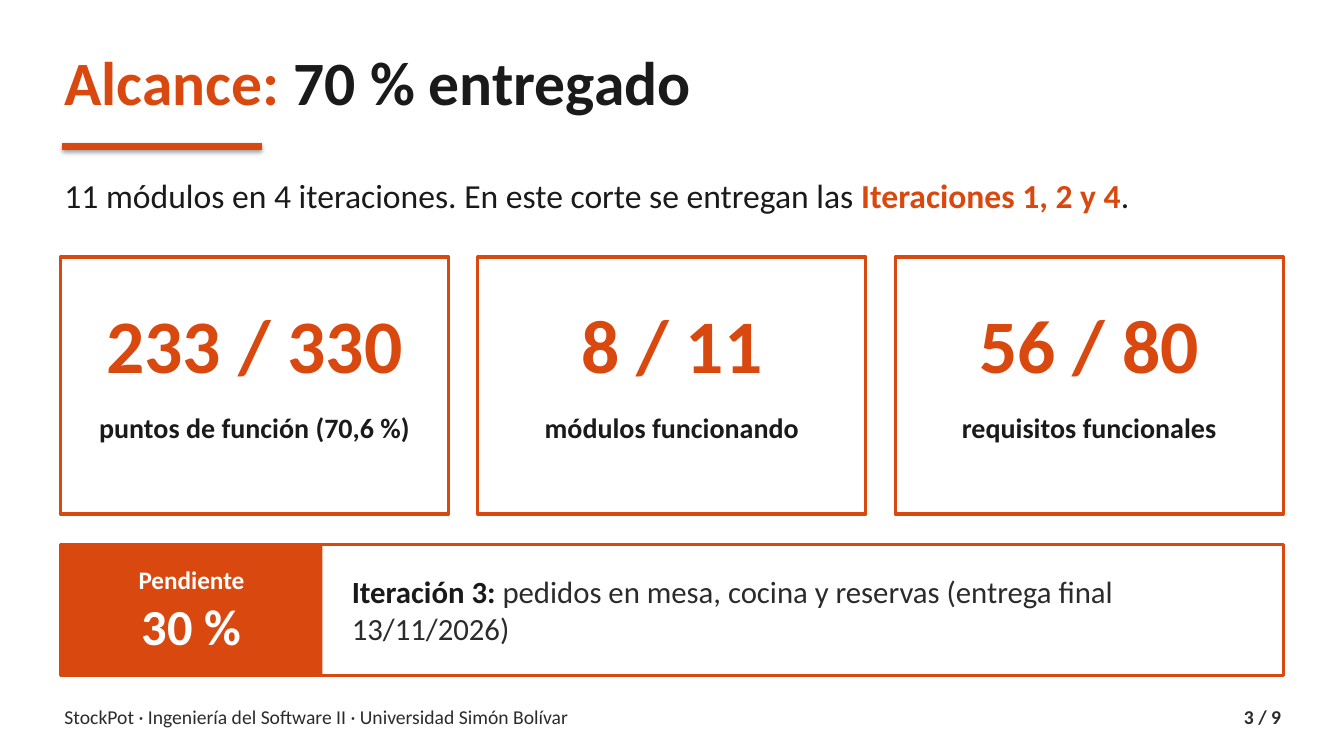
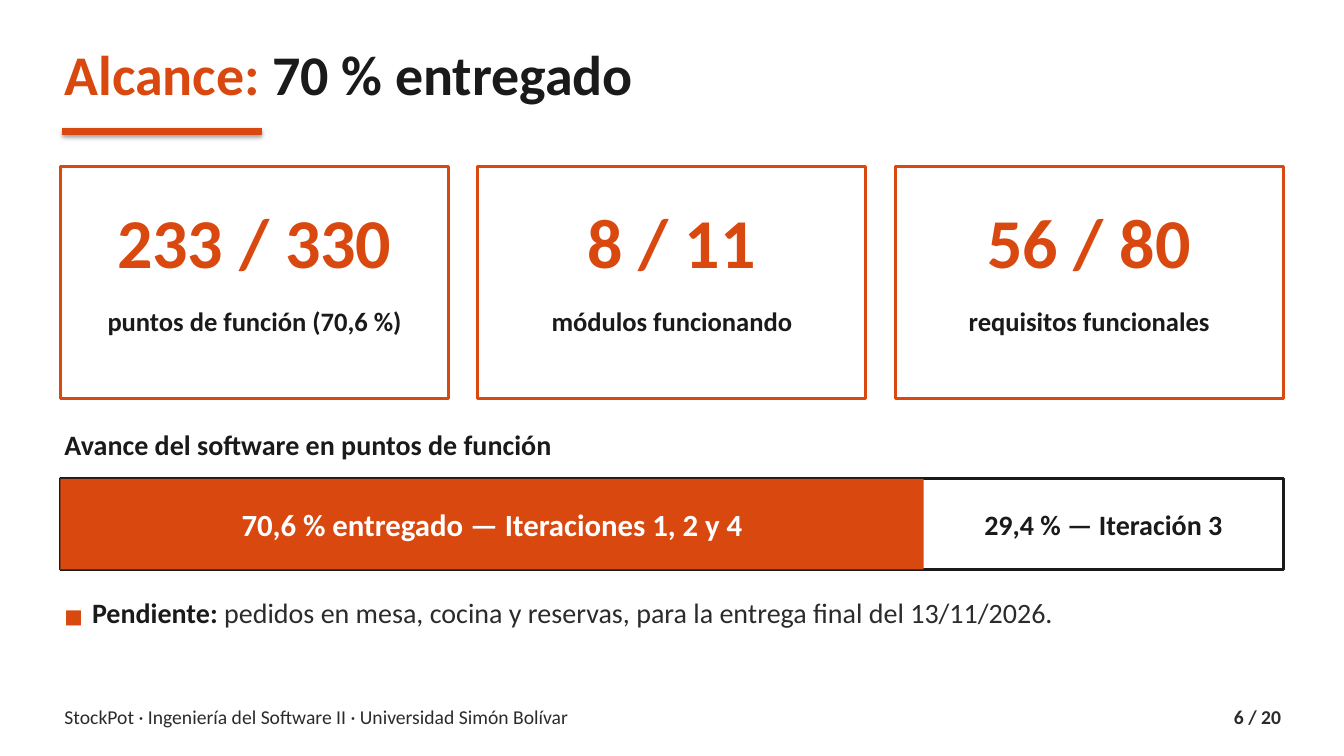
Before and after one commit to Angelssjyf/stockpot, a slide deck: slide 6 of docs/entrega-2do-corte/05_Demostracion/StockPot_Sustentacion_70.pptx (slide 3 before the commit). Drawn at 1344x756 pixels with LibreOffice and Linux fonts; fonts in the diff are those of the drawing. Boxes give left, top, right and bottom in pixels: in the first picture for what was removed or moved away, otherwise in the second. Text is boxed around its words. In the diff, an @@ line names an element or a change of style, - is before the commit and + after.

```diff
--- a/docs/entrega-2do-corte/05_Demostracion/StockPot_Sustentacion_70.pptx
+++ b/docs/entrega-2do-corte/05_Demostracion/StockPot_Sustentacion_70.pptx
@@ text "Alcance: 70 % entregado" at <box>64,55,633,105</box>: size 44 to 40 pt @@
@@ line moved from (63, 146) - (262, 146) to (63, 131) - (262, 131) @@
@@ text "233 / 330": place and size @@
-text "233 / 330" at <box>106,323,403,374</box>
+text "233 / 330" at <box>117,222,391,269</box>
@@ rectangle: place and size @@
-rectangle at <box>60,257,449,514</box>
+rectangle at <box>60,166,449,398</box>
@@ text "8 / 11": place and size @@
-text "8 / 11" at <box>581,320,763,374</box>
+text "8 / 11" at <box>588,219,756,269</box>
@@ rectangle: place and size @@
-rectangle at <box>478,257,866,514</box>
+rectangle at <box>478,166,866,398</box>
@@ size 54 to 50 pt in 3 elements at <box>117,222,391,269</box>, <box>588,219,756,269</box>, <box>987,219,1191,269</box> @@
@@ text "56 / 80": place and size @@
-text "56 / 80" at <box>979,320,1199,374</box>
+text "56 / 80" at <box>987,219,1191,269</box>
@@ rectangle: place and size @@
-rectangle at <box>895,257,1284,514</box>
+rectangle at <box>895,166,1284,398</box>
@@ text removed at <box>64,184,1130,214</box> @@
-11 módulos en 4 iteraciones. En este corte se entregan las Iteraciones 1, 2 y 4.
@@ text "puntos de función (70,6 %)": place and size @@
-text "puntos de función (70,6 %)" at <box>99,417,375,443</box>
+text "puntos de función (70,6 %)" at <box>108,311,367,336</box>
@@ size 20 to 19 pt in 3 elements at <box>108,311,367,336</box>, <box>969,312,1210,336</box>, <box>552,312,792,332</box> @@
@@ text "módulos funcionando": place and size @@
-text "módulos funcionando" at <box>545,418,799,439</box>
+text "módulos funcionando" at <box>552,312,792,332</box>
@@ text "requisitos funcionales": place and size @@
-text "requisitos funcionales" at <box>962,418,1217,443</box>
+text "requisitos funcionales" at <box>969,312,1210,336</box>
@@ text added at <box>64,435,552,460</box>, 20 pt, text #1A1A1A, bold @@
+Avance del software en puntos de función
@@ rectangle: place and size @@
-rectangle at <box>60,544,1284,676</box>
+rectangle at <box>60,479,1284,570</box>
@@ rectangle at <box>60,479,1284,570</box>: outline #D9480F 2.25 pt to #1A1A1A 2 pt @@
@@ rectangle added at <box>60,479,924,570</box>, fill #D9480F @@
@@ text added at <box>242,514,743,542</box>, 22 pt, text #FFFFFF, bold @@
+70,6 % entregado — Iteraciones 1, 2 y 4
@@ text added at <box>984,515,1222,539</box>, 20 pt, text #1A1A1A, bold @@
+29,4 % — Iteración 3
@@ rectangle removed at <box>60,544,323,676</box> @@
@@ text "■ Pendiente: pedidos en mesa, ..." at <box>92,603,1052,628</box>: vertical alignment middle to top @@
@@ text removed at <box>139,571,245,646</box> @@
-Pendiente
-30 %
@@ text at <box>92,603,1052,628</box>: text changed; size 22 to 20 pt @@
-Iteración 3: pedidos en mesa, cocina y reservas (entrega final 13/11/2026)
+■ Pendiente: pedidos en mesa, cocina y reservas, para la entrega final del 13/11/2026.
@@ text at <box>1234,710,1281,724</box>: text changed @@
-3 / 9
+6 / 20
```
Also in this commit, not shown: 7 other slides changed, 12 slides added, 1 slide removed, 3 other files.
